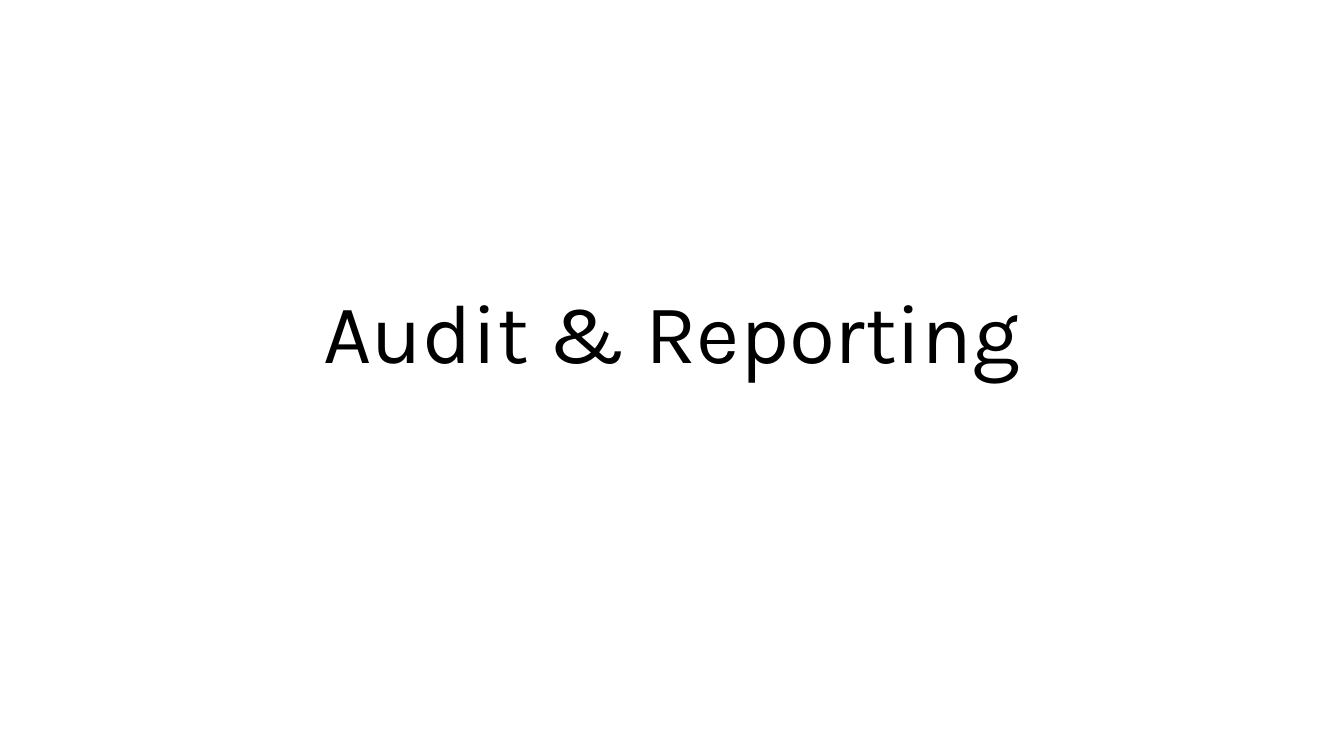
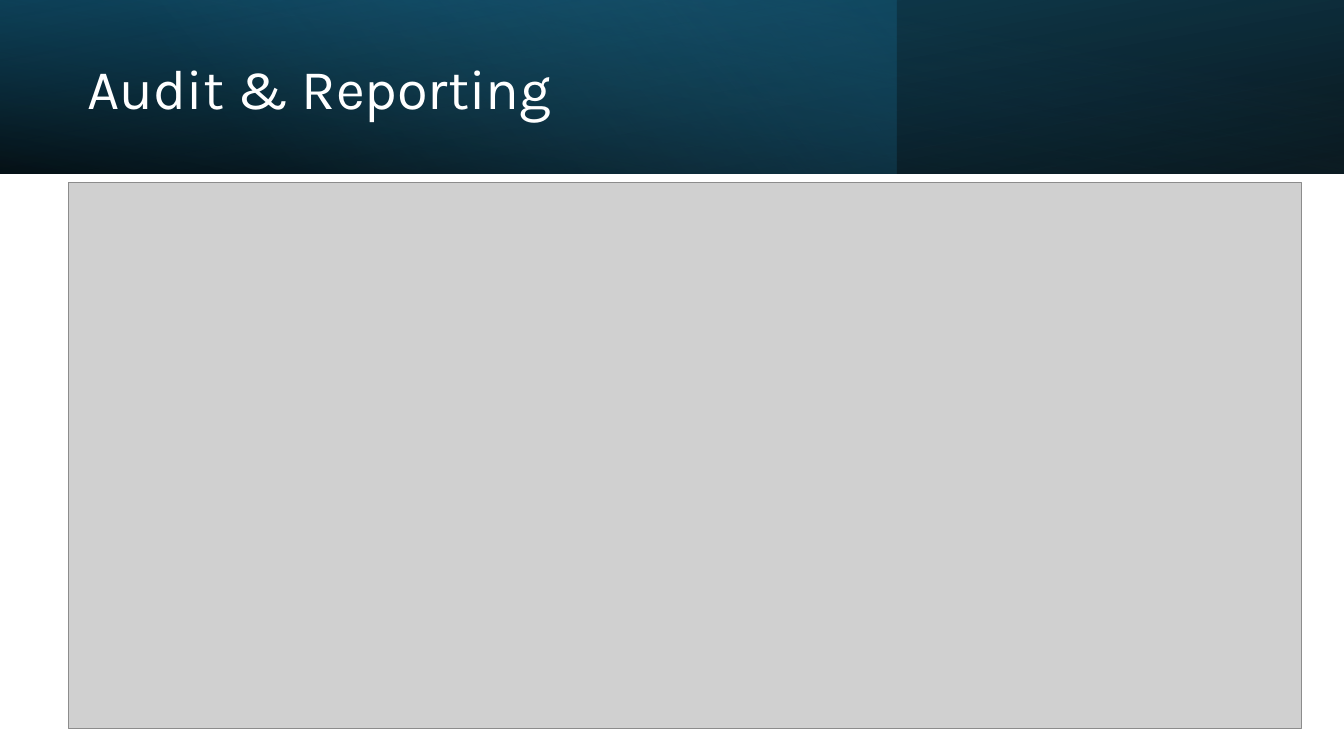
Before and after one commit to gkangaya/IAM-Lifecycle-Healthcare-Automation, a slide deck: slide 10 of 09-Presentation/IAM-Healthcare-Automation-Professional.pptx. Drawn at 1344x756 pixels with LibreOffice and Linux fonts; fonts in the diff are those of the drawing; grey boxes stand for pictures. Boxes give left, top, right and bottom in pixels: in the first picture for what was removed or moved away, otherwise in the second. Text is boxed around its words. In the diff, an @@ line names an element or a change of style, - is before the commit and + after.

```diff
--- a/09-Presentation/IAM-Healthcare-Automation-Professional.pptx
+++ b/09-Presentation/IAM-Healthcare-Automation-Professional.pptx
@@ rectangle added at bbox=[0, 0, 1344, 173], fill gradient #000000 to #104862 @@
@@ rectangle added at bbox=[0, 0, 896, 173], fill gradient #156082 to #46B1E1 @@
@@ rectangle added at bbox=[0, 0, 1344, 173], fill gradient #000000 to #156082 @@
@@ title "Audit & Reporting": place and size @@
-title "Audit & Reporting" at bbox=[324, 305, 1020, 383]
+title "Audit & Reporting" at bbox=[87, 70, 551, 123]
@@ title "Audit & Reporting" at bbox=[87, 70, 551, 123]: size 60 to 40 pt, text colour #000000 to #FFFFFF; alignment centre to left; vertical alignment bottom to middle @@
@@ picture added at bbox=[69, 182, 1302, 729] @@
```
Also in this commit, not shown: 5 other slides changed, 7 slides added, 7 slides removed.
